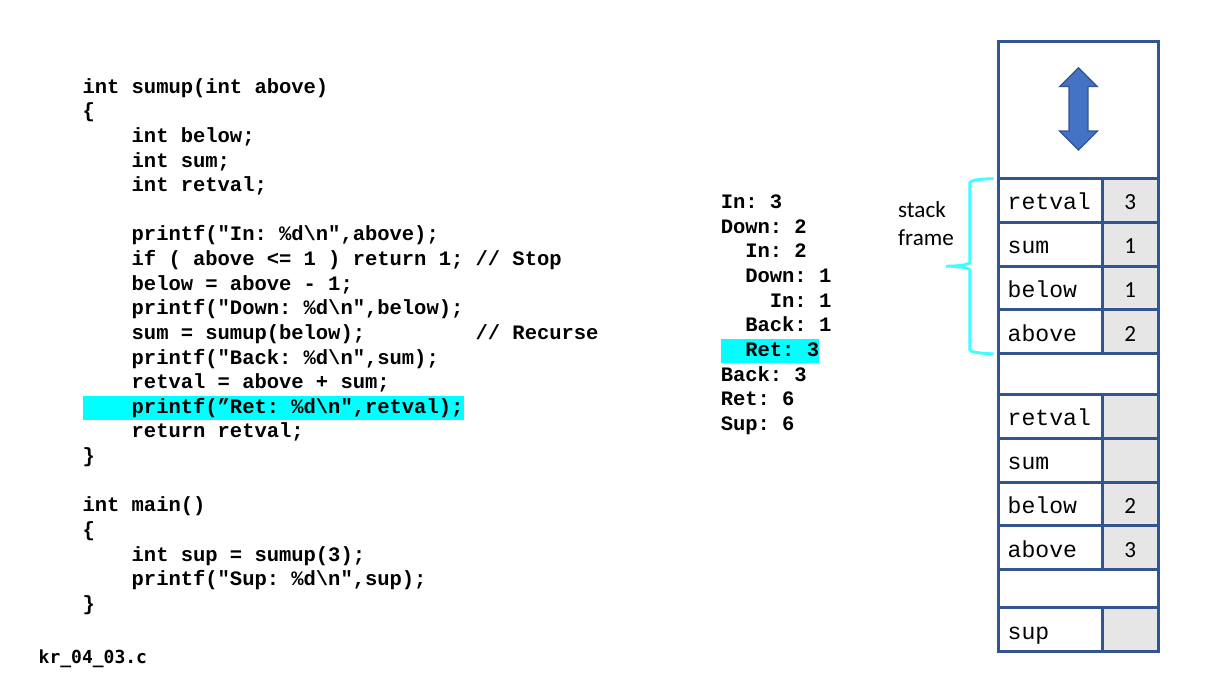
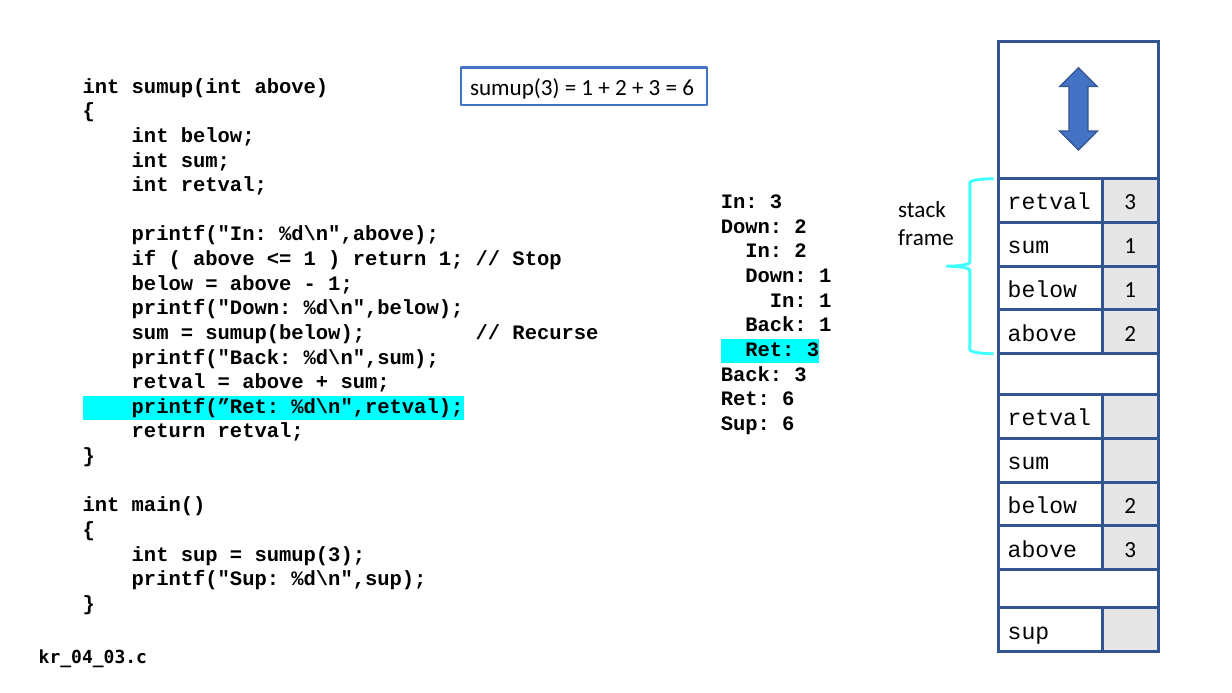
Before and after one commit to csev/cc4e, a slide deck: slide 15 of lectures/KR-4.pptx (slide 14 before the commit). Drawn at 1232x693 pixels with LibreOffice and Linux fonts; fonts in the diff are those of the drawing. Boxes give left, top, right and bottom in pixels: in the first picture for what was removed or moved away, otherwise in the second. Text is boxed around its words. In the diff, an @@ line names an element or a change of style, - is before the commit and + after.

```diff
--- a/lectures/KR-4.pptx
+++ b/lectures/KR-4.pptx
@@ rectangle added at (461,67,707,104), outline #4472C4 2.25 pt, 18 pt, text #000000 @@
+sumup(3) = 1 + 2 + 3 = 6
```
Also in this commit, not shown: 13 other slides changed, 1 slide added, 3 other files.
